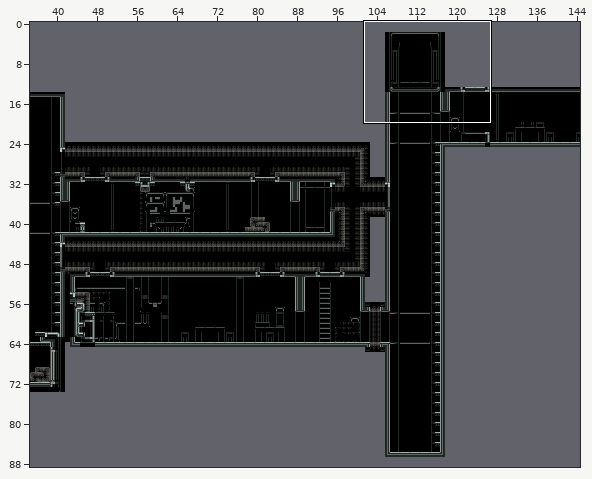
Two states of a Tiled map, assets/tiled/firstLevel.tmx. The picture above shows the old version from afar; the outline marks the close-up.
Close-up. Before the commit:
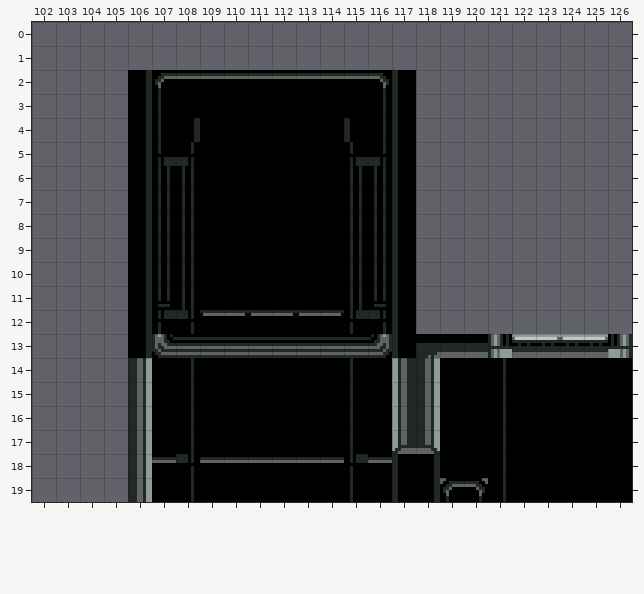
Cells are 8x8 px. Shown: x 102..126, y 0..19. The commit also changed other parts of the map, which this record leaves out. The old version is drawn lined up with the new one.
New version:
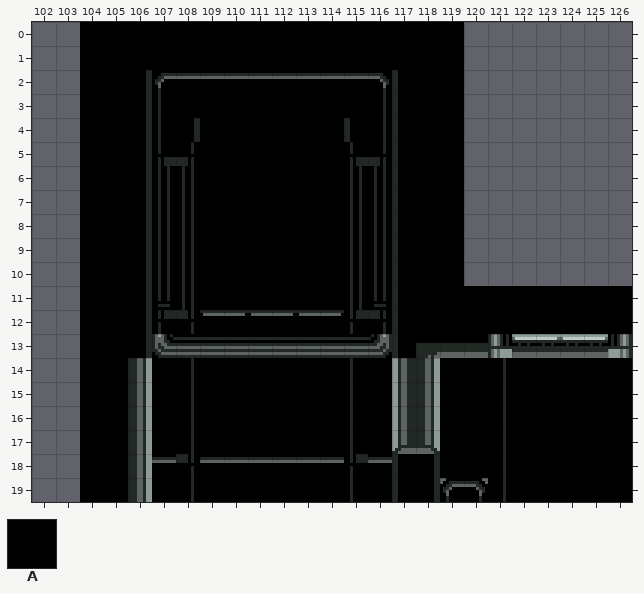
Key: from "thirteenTile": A 65.
_ is an empty cell, . an unchanged one.
What changed:
map size 192x85 -> 196x89 cells (old content now starts at 2,2; both pictures use the new coordinates)
--- layer "BlockCollide"
@@ x 104..126 @@
- 0 ________________.......
- 1 ________________.......
- 2 __............__.......
- 3 __............__.......
- 4 __............__.......
- 5 __............__.......
- 6 __............__.......
- 7 __............__.......
- 8 __............__.......
- 9 __............__.......
-10 __............__.......
-11 __............_________
-12 __............_________
-13 __.....................
-14 __.....................
-15 __.....................
-16 __.....................
-17 __.....................
-18 __.....................
-19 __.....................
+ 0 AAAAAAAAAAAAAAAA.......
+ 1 AAAAAAAAAAAAAAAA.......
+ 2 AA............AA.......
+ 3 AA............AA.......
+ 4 AA............AA.......
+ 5 AA............AA.......
+ 6 AA............AA.......
+ 7 AA............AA.......
+ 8 AA............AA.......
+ 9 AA............AA.......
+10 AA............AA.......
+11 AA............AAAAAAAAA
+12 AA............AAAAAAAAA
+13 AA.....................
+14 AA.....................
+15 AA.....................
+16 AA.....................
+17 AA.....................
+18 AA.....................
+19 AA.....................
Boxes around the changes in both close-ups, in picture pixels (x1, y1, x2, y2):
added: (80, 22, 632, 502)
